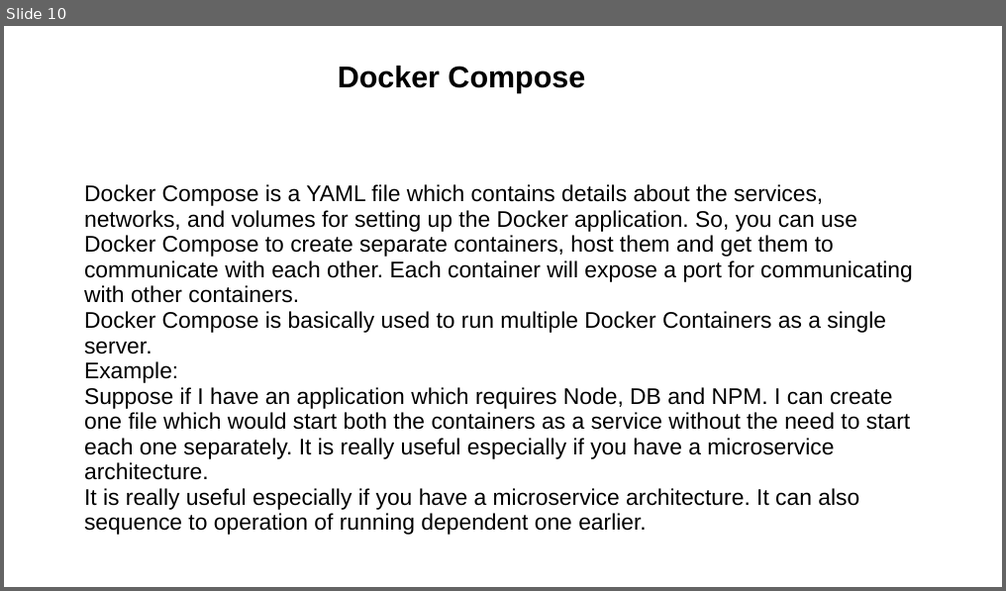
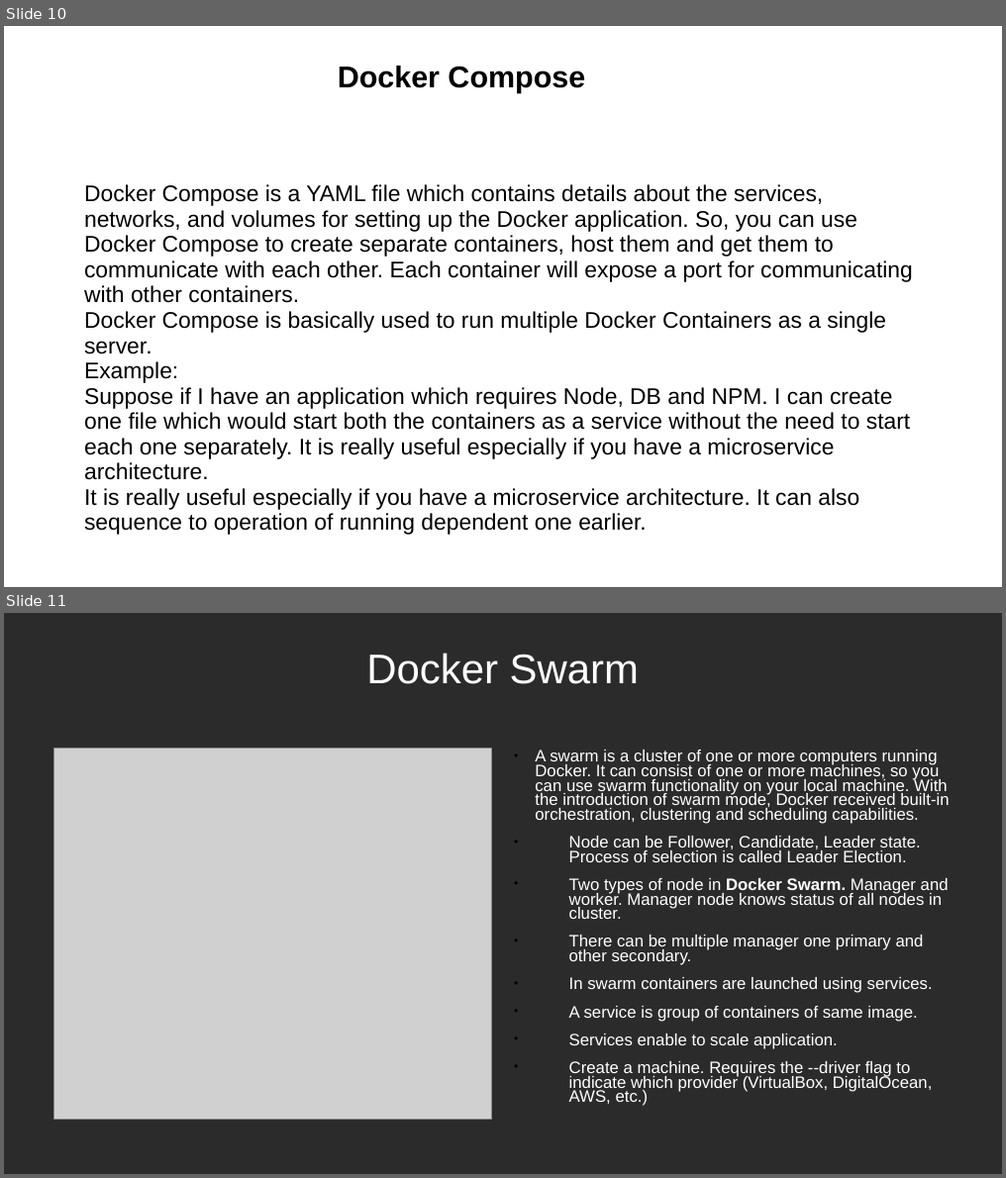
Before and after one commit to samratkapp/docker, a slide deck: PPT.ppt. Shown one above the other, each under a label of ours: slide 10 before the commit, slides 10 and 11 after it. The pictures are 1006x591 and 1006x1178 pixels, drawn with LibreOffice and Linux fonts; fonts in the diff are those of the drawing; grey boxes stand for pictures; background and template pictures are left out; a plain dark background stands for a picture behind light text. Boxes give left, top, right and bottom in pixels: in the first picture for what was removed or moved away, otherwise in the second. Text is boxed around its words. In the diff, an @@ line names an element or a change of style, - is before the commit and + after.

Commit message:
ppt docker

```diff
--- a/PPT.ppt
+++ b/PPT.ppt
@@ slide 11 added at box(4, 613, 1002, 1174), background picture (left out) @@
@@ title added at box(366, 653, 639, 684), 33 pt, text #FFFFFF @@
+Docker Swarm
@@ picture added at box(54, 749, 492, 1119) @@
@@ text added at box(535, 750, 948, 1106), 13.2 pt, text #FFFFFF @@
+● A swarm is a cluster of one or more computers running Docker. It can consist of one or more machines, so you can use swarm functionality on your local machine. With the introduction of swarm mode, Docker received built-in orchestration, clustering and scheduling capabilities.
+● Node can be Follower, Candidate, Leader state. Process of selection is called Leader Election.
+● Two types of node in Docker Swarm. Manager and worker. Manager node knows status of all nodes in cluster.
+● There can be multiple manager one primary and other secondary.
+● In swarm containers are launched using services.
+● A service is group of containers of same image.
+● Services enable to scale application.
+● Create a machine. Requires the --driver flag to indicate which provider (VirtualBox, DigitalOcean, AWS, etc.)
```
Also in this commit, not shown: 7 slides changed, 4 other slides added, 4 slides removed, 2 other files.
